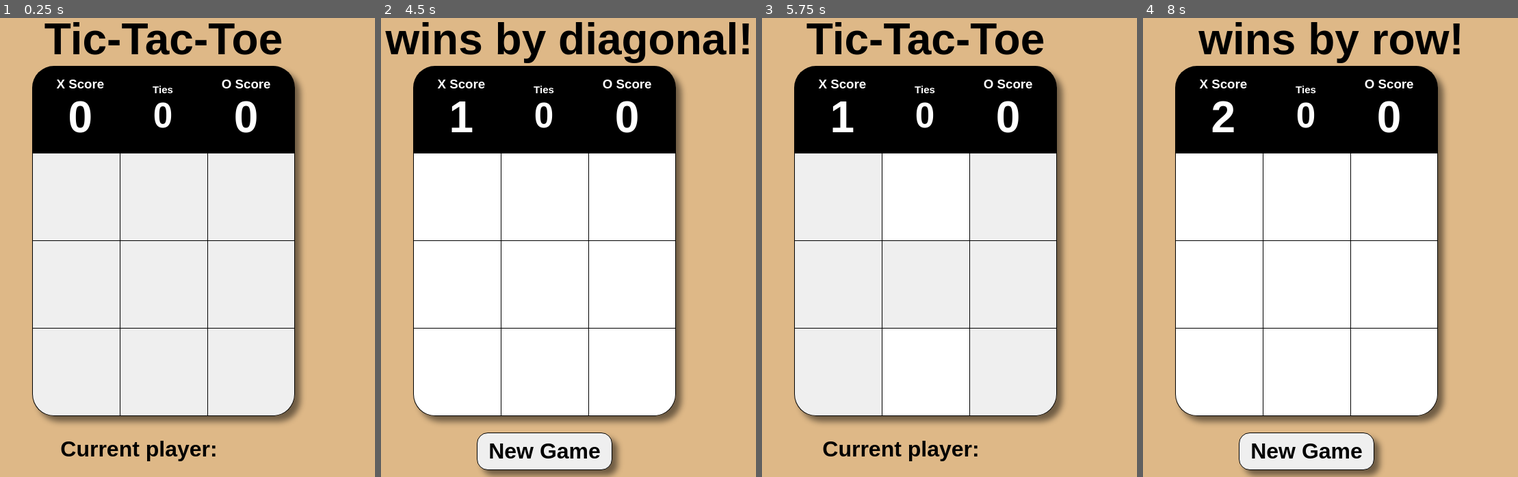
Above: before the commit, frames 1-4 (left to right).
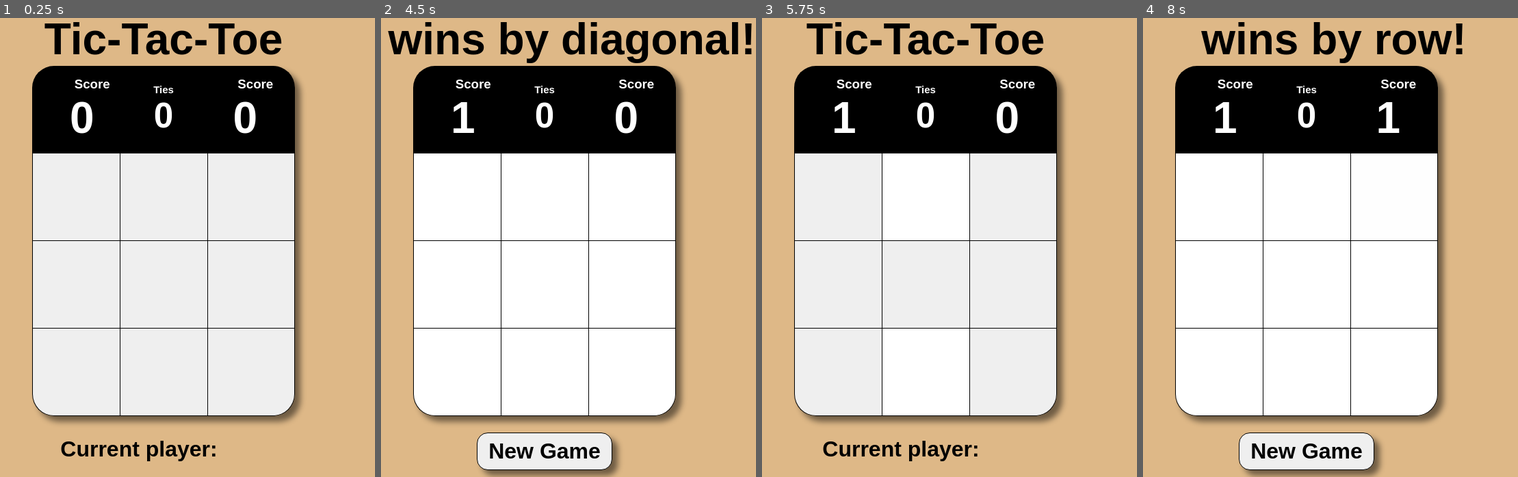
Above: after the commit, the same moments.

Repository: ADRabert/ticTacToe
Game: browser game, page index.html
Same seed, same stepped clock (60 frames per second), same inputs: the game is played once before the commit and once after it.
Inputs (mouse positions are in pixels of both pictures, inside the frame that each line leads up to):
- Up to frame 1 (0.25 s): no input
- Up to frame 2 (4.5 s): click (456, 197) at 1.27 s; click (456, 371) at 1.87 s; click (456, 284) at 2.02 s; click (632, 284) at 2.47 s; click (632, 371) at 3.07 s; click (632, 197) at 3.67 s; click (546, 284) at 4.27 s
- Up to frame 3 (5.75 s): click "New Game" at 4.52 s; click (927, 197) at 4.87 s; click (927, 371) at 5.47 s
- Up to frame 4 (8 s): click (1308, 284) at 6.07 s; click (1394, 284) at 6.67 s; click (1218, 197) at 7.02 s; click (1218, 371) at 7.27 s; click (1394, 197) at 7.87 s

The runs differ from the first frame. In frame 1, 0.7% of the frame differs, in the area x 15-73%, y 13-26%; in frame 2, 3.1%, in the area x 1-99%, y 0-26%; in frame 3, 0.6%; in frame 4, 2.6%.

Commit message:
Switch first player if opposite player wins; cleanup code

Diff:
--- a/assets/script.js
+++ b/assets/script.js
@@ -1,8 +1,8 @@
-const outputLabel = document.getElementById('output'), scoreElements = document.getElementsByClassName("score");
+const outputLabel = document.getElementById("output"), scoreElements = document.getElementsByClassName("score");
 const p1Img = `<ion-icon name="close-sharp"></ion-icon>`, p2Img = `<ion-icon name="ellipse-outline"></ion-icon>`;
-const squareElements = Array.from(document.getElementsByClassName('square'));
+const squareElements = Array.from(document.getElementsByClassName("square"));
 const newGameButton = document.getElementById("newGame"), currPlayerLabel = document.getElementById("currPlayer");
-let currentPlayer, p1Score = 0, p2Score = 0, ties = 0, turnCount = 0;
+let player = "X", playerImg, p1Score = 0, p2Score = 0, ties = 0, turnCount = 0;
 
 class Square {
   set(value) {
@@ -17,15 +17,15 @@
       this.board[i] = [];
       for (let j = 0; j < 3; j++) {
         this.board[i][j] = new Square();
-        this.board[i][j].set('');
+        this.board[i][j].set("");
       }
     }
   }
 
   checkDiag(board) {
-    if (board[0][0].value === board[1][1].value && board[1][1].value === board[2][2].value && board[0][0].value !== '') {
+    if (board[0][0].value === board[1][1].value && board[1][1].value === board[2][2].value && board[0][0].value !== "") {
       return true;
-    } else if (board[0][2].value === board[1][1].value && board[1][1].value === board[2][0].value && board[0][2].value !== '') {
+    } else if (board[0][2].value === board[1][1].value && board[1][1].value === board[2][0].value && board[0][2].value !== "") {
       return true;
     }
     return false;
@@ -33,7 +33,7 @@
 
   checkRows(board) {
     for (let i = 0; i < 3; i++) {
-      if (board[i][0].value === board[i][1].value && board[i][1].value === board[i][2].value && board[i][0].value !== '') {
+      if (board[i][0].value === board[i][1].value && board[i][1].value === board[i][2].value && board[i][0].value !== "") {
         return true;
       }
     }
@@ -42,7 +42,7 @@
 
   checkCols(board) {
     for (let i = 0; i < 3; i++) {
-      if (board[0][i].value === board[1][i].value && board[1][i].value === board[2][i].value && board[0][i].value !== '') {
+      if (board[0][i].value === board[1][i].value && board[1][i].value === board[2][i].value && board[0][i].value !== "") {
         return true;
       }
     }
@@ -50,10 +50,8 @@
   }
 }
 
-let game = new TicTacToe();
-
 function checkWin(board) {
-  const winImg = currentPlayer === "X" ? p1Img : p2Img;
+  const winImg = player === "X" ? p1Img : p2Img;
 
   if (game.checkDiag(board)) {
     outputLabel.innerHTML = winImg + " wins by diagonal!";
@@ -74,44 +72,42 @@
 	else scoreElements[1].textContent = ++ties;
 }
 
-newGameButton.addEventListener('click', () => {
+let game = new TicTacToe();
+
+newGameButton.addEventListener("click", () => {
 	newGameButton.style.display = "none";
 	for (const square of squareElements) {
-		square.textContent = '';
-		square.className = squareElements.indexOf(square) % 3 === 2 ? "square rightSquare" : "square";
+		square.textContent = "";
 		square.disabled = false;
 	}
 	turnCount = 0;
 	outputLabel.textContent = "Tic-Tac-Toe";
-	currPlayerLabel.innerHTML = "Current player: " + p1Img;
+  currPlayerLabel.innerHTML = player === "X" ? "Current player: " + p1Img : "Current player: " + p2Img;
 	currPlayerLabel.removeAttribute("style");
 	game = new TicTacToe();
 });
 
 squareElements.forEach((square, index) => {
-  square.addEventListener('click', () => {
+  square.addEventListener("click", () => {
     const row = Math.floor(index / 3), col = index % 3;
 
-    if (square.innerHTML !== '') return;
+    if (square.innerHTML !== "") return;
 
-    if (turnCount % 2 === 0) {
-			currentPlayer = 'X';
-			playerImg = p1Img;
+    if (player === "X") {
+      square.innerHTML = p1Img;
 			currPlayerLabel.innerHTML = "Current player: " + p2Img;
 		} else {
-			currentPlayer = 'O';
-			playerImg = p2Img;
+			square.innerHTML = p2Img;
 			currPlayerLabel.innerHTML = "Current player: " + p1Img;
 		}
 
-    square.innerHTML = playerImg;
-    game.board[row][col].set(currentPlayer);
+    game.board[row][col].set(player);
 		square.disabled = true;
 
 		if (checkWin(game.board)) {
 			for (const square of squareElements) square.disabled = true;
 			currPlayerLabel.style.display = "none";
-			addScore(currentPlayer);
+			addScore(player);
 			newGameButton.removeAttribute("style");
 		} else if (++turnCount === 9) {
 			currPlayerLabel.style.display = "none";
@@ -119,5 +115,7 @@
 			addScore("tie");
 			newGameButton.removeAttribute("style");
     }
+
+    player = player === "X" ? player = "O" : player = "X";
   });
 });
--- a/assets/style.css
+++ b/assets/style.css
@@ -20,7 +20,7 @@
 
 h1 ion-icon {
 	height: 64px;
-	margin-right: 8px;
+	margin-right: 16px;
 	width: 64px;
 }
 
@@ -38,8 +38,18 @@
 	display: inline-flex;
 	height: 128px;
 	justify-content: space-around;
-	justify-self: center;
 	width: 384px;
+}
+
+h3 {
+	align-items: center;
+	display: inline-flex;
+}
+
+h3 ion-icon {
+	height: 24px;
+	margin-right: 6px;
+	width: 24px;
 }
 
 p.score {
@@ -60,17 +70,14 @@
 }
 
 button.square {
-	overflow: hidden;
-	align-items: center;
 	background-color: #efefef;
 	border: unset;
 	border-bottom: 1px solid #000;
 	border-left: 1px solid #000;
 	cursor: pointer;
-	display: inline-flex;
 	font-size: 800%;
-	justify-content: center;
 	height: 128px;
+	transition: background-color .2s ease;
 	width: 128px;
 }
 
@@ -88,6 +95,7 @@
 	background-color: #fff;
 	color: unset;
 	cursor: default;
+	transition: background-color .1s ease;
 }
 
 button.rightSquare {
--- a/index.html
+++ b/index.html
@@ -7,13 +7,13 @@
 	<div id="container">
 		<div class="top scores">
 			<span>
-				<h3>X Score</h3>
+				<h3><ion-icon name="close-sharp"></ion-icon> Score</h3>
 				<p class="score">0</p>
 			</span><span id="ties">
 				<h3>Ties</h3>
 				<p class="score">0</p>
 			</span><span>
-				<h3>O Score</h3>
+				<h3><ion-icon name="ellipse-outline"></ion-icon> Score</h3>
 				<p class="score">0</p>
 			</span>
 		</div>
@@ -33,8 +33,7 @@
 
 	<button id="newGame" style="display: none;">New Game</button>
 	<h2 id="currPlayer">Current player: <ion-icon name="close-sharp"></ion-icon></h2>
-
-	<script type="module" src="https://unpkg.com/ionicons@8.0.13/dist/ionicons/ionicons.esm.js"></script>
-	<script nomodule src="https://unpkg.com/ionicons@8.0.13/dist/ionicons/ionicons.js"></script>
 </body></html>
+<script type="module" src="https://unpkg.com/ionicons@8.0.13/dist/ionicons/ionicons.esm.js"></script>
+<script nomodule src="https://unpkg.com/ionicons@8.0.13/dist/ionicons/ionicons.js"></script>
 <script src="assets/script.js"></script>
